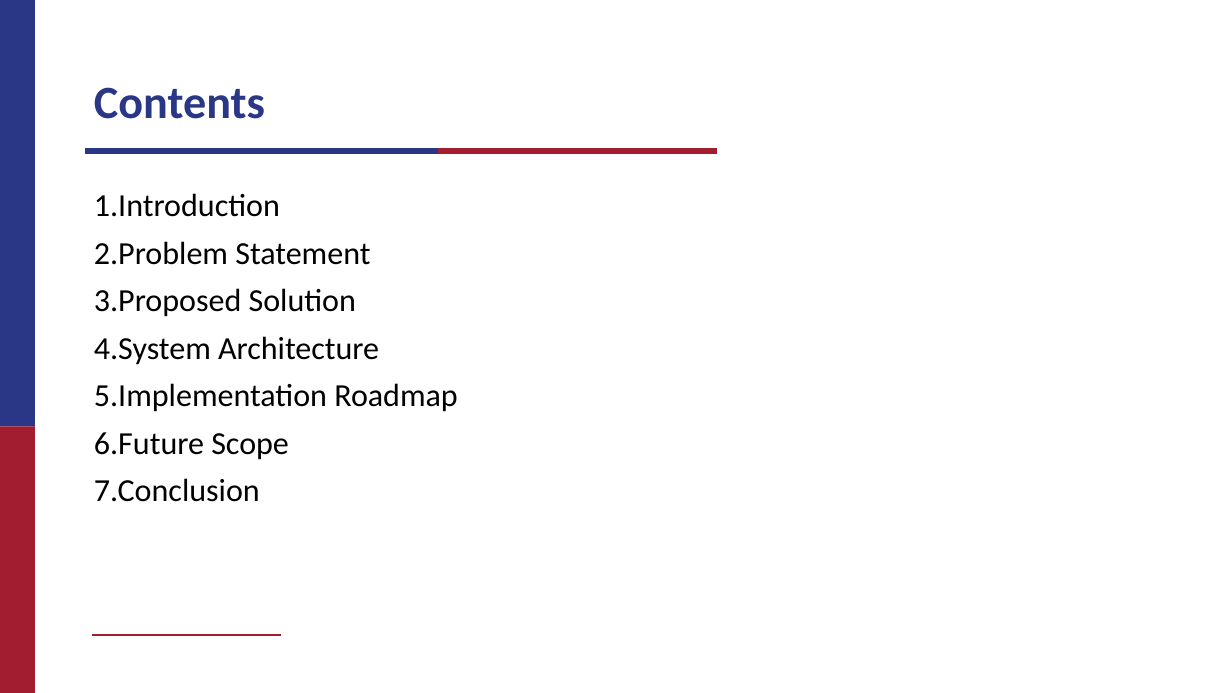
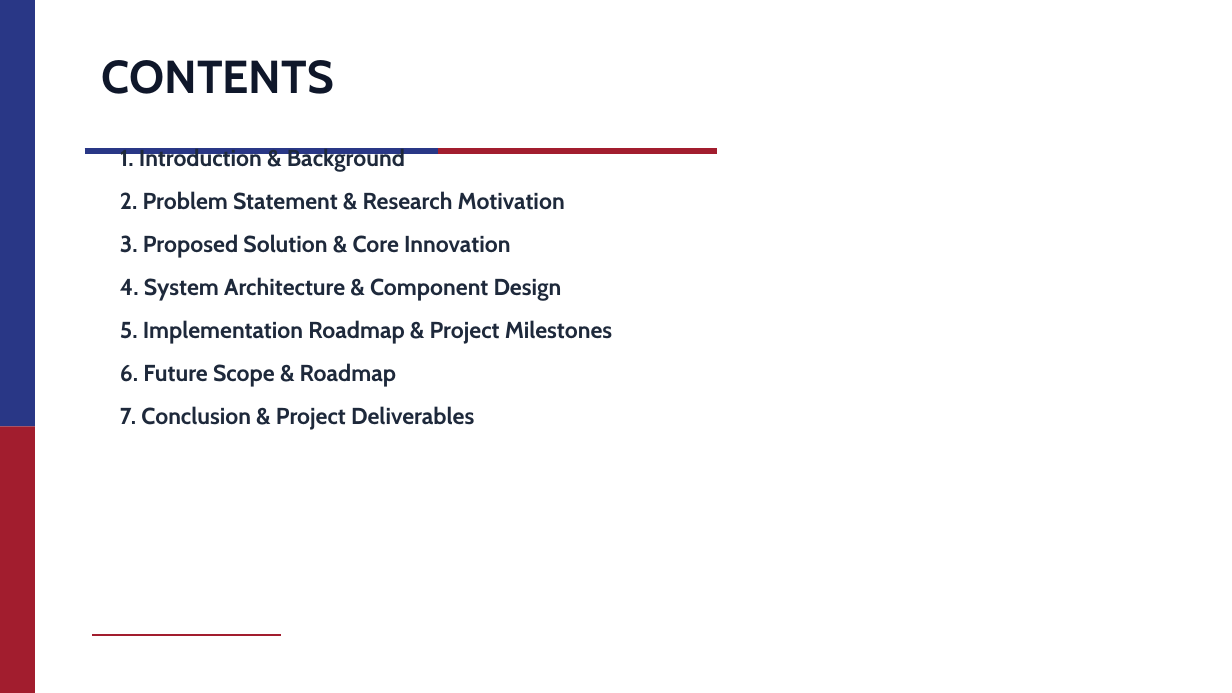
Before and after one commit to sanidhyaagrawal17/netsage-ai, a slide deck: slide 2 of docs/NetSage_AI_Synopsis_Presentation.pptx. Drawn at 1232x693 pixels with LibreOffice and Linux fonts; fonts in the diff are those of the drawing; background and template pictures are left out. Boxes give left, top, right and bottom in pixels: in the first picture for what was removed or moved away, otherwise in the second. Text is boxed around its words. In the diff, an @@ line names an element or a change of style, - is before the commit and + after.

```diff
--- a/docs/NetSage_AI_Synopsis_Presentation.pptx
+++ b/docs/NetSage_AI_Synopsis_Presentation.pptx
@@ title at (x1=102, y1=60, x2=334, y2=94): text changed; font Calibri to Cabin; text colour #293786 to #0F172A @@
-Contents
+CONTENTS
@@ text at (x1=120, y1=146, x2=612, y2=430): text changed; size 25 to 18 pt; font Calibri to Cabin; text colour #000000 to #1E293B; bold on @@
-1.Introduction
-2.Problem Statement
-3.Proposed Solution
-4.System Architecture
-5.Implementation Roadmap
-6.Future Scope
-7.Conclusion
+1. Introduction & Background
+2. Problem Statement & Research Motivation
+3. Proposed Solution & Core Innovation
+4. System Architecture & Component Design
+5. Implementation Roadmap & Project Milestones
+6. Future Scope & Roadmap
+7. Conclusion & Project Deliverables
```
Also in this commit, not shown: 9 other slides changed.
